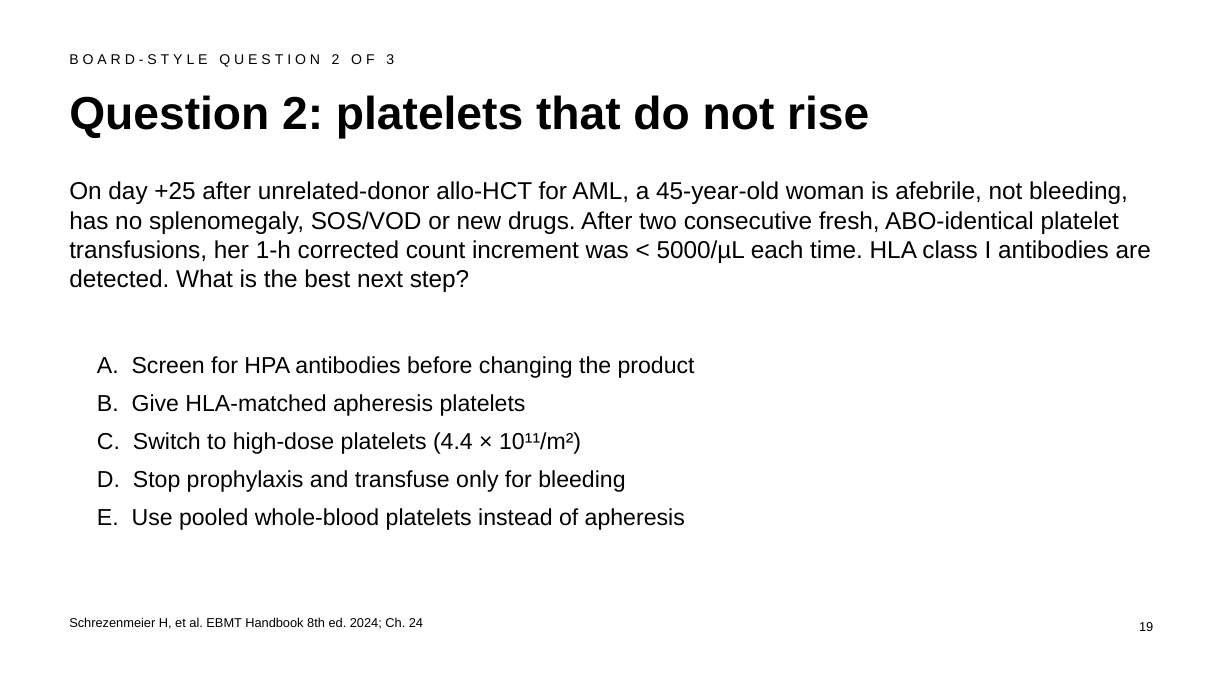
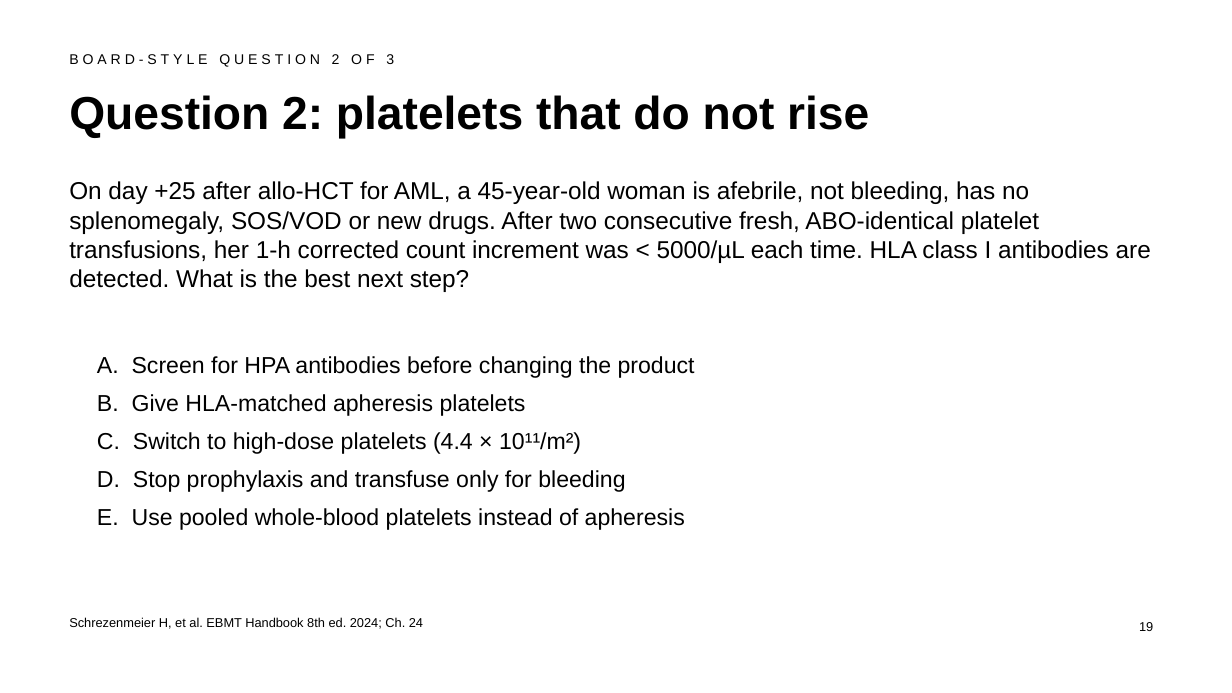
Before and after one commit to htlin222/ebmt-handbook-skill, a slide deck: slide 19 of slides/decks/s06-transfusion-abo.pptx. Drawn at 1232x693 pixels with LibreOffice and Linux fonts; fonts in the diff are those of the drawing. Boxes give left, top, right and bottom in pixels: in the first picture for what was removed or moved away, otherwise in the second. Text is boxed around its words. In the diff, an @@ line names an element or a change of style, - is before the commit and + after.

```diff
--- a/slides/decks/s06-transfusion-abo.pptx
+++ b/slides/decks/s06-transfusion-abo.pptx
@@ text at (x1=69, y1=181, x2=1151, y2=292): text changed @@
-On day +25 after unrelated-donor allo-HCT for AML, a 45-year-old woman is afebrile, not bleeding, has no splenomegaly, SOS/VOD or new drugs. After two consecutive fresh, ABO-identical platelet transfusions, her 1-h corrected count increment was < 5000/µL each time. HLA class I antibodies are detected. What is the best next step?
+On day +25 after allo-HCT for AML, a 45-year-old woman is afebrile, not bleeding, has no splenomegaly, SOS/VOD or new drugs. After two consecutive fresh, ABO-identical platelet transfusions, her 1-h corrected count increment was < 5000/µL each time. HLA class I antibodies are detected. What is the best next step?
```
Also in this commit, not shown: 2 other slides changed, 18 other files.
